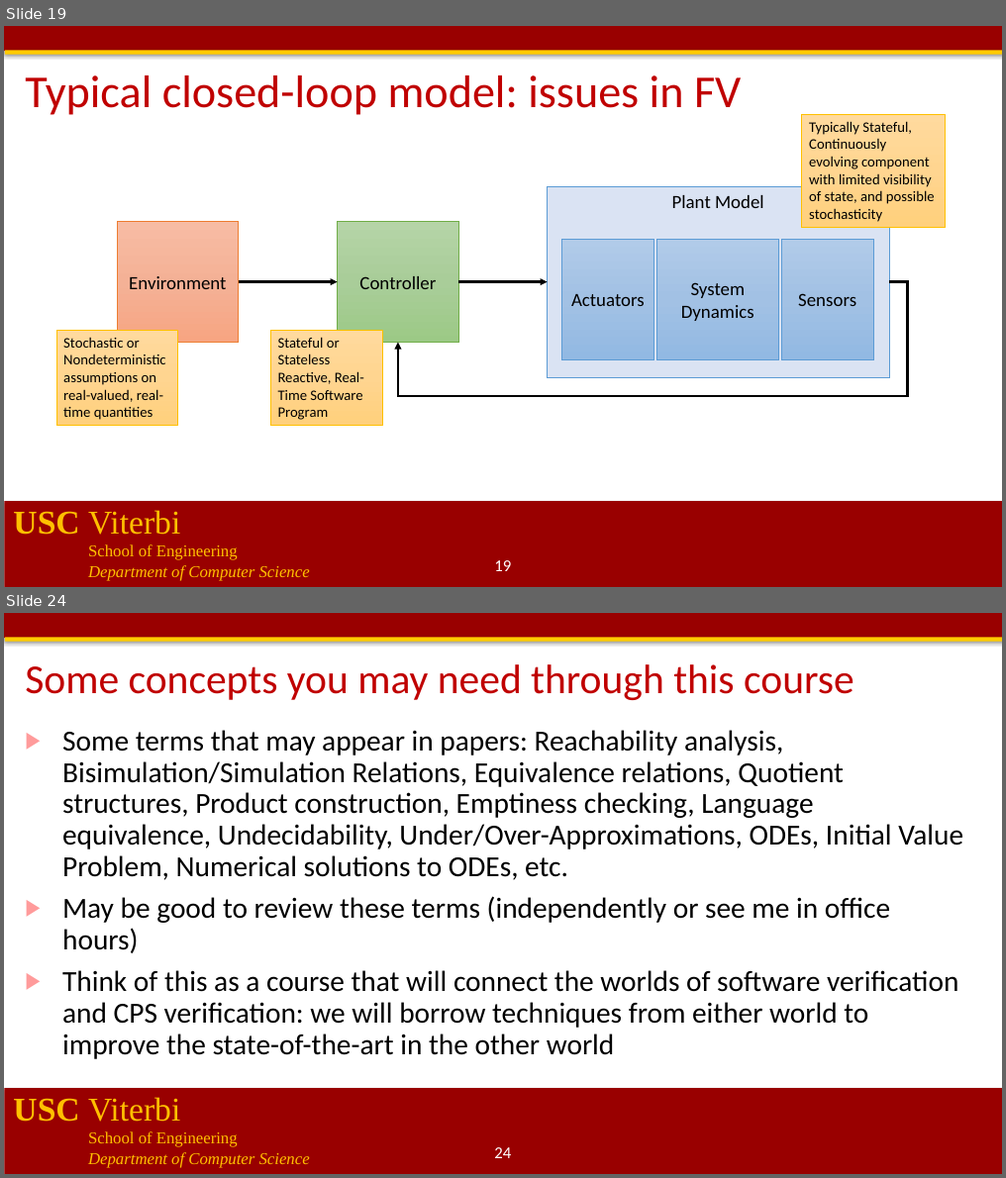
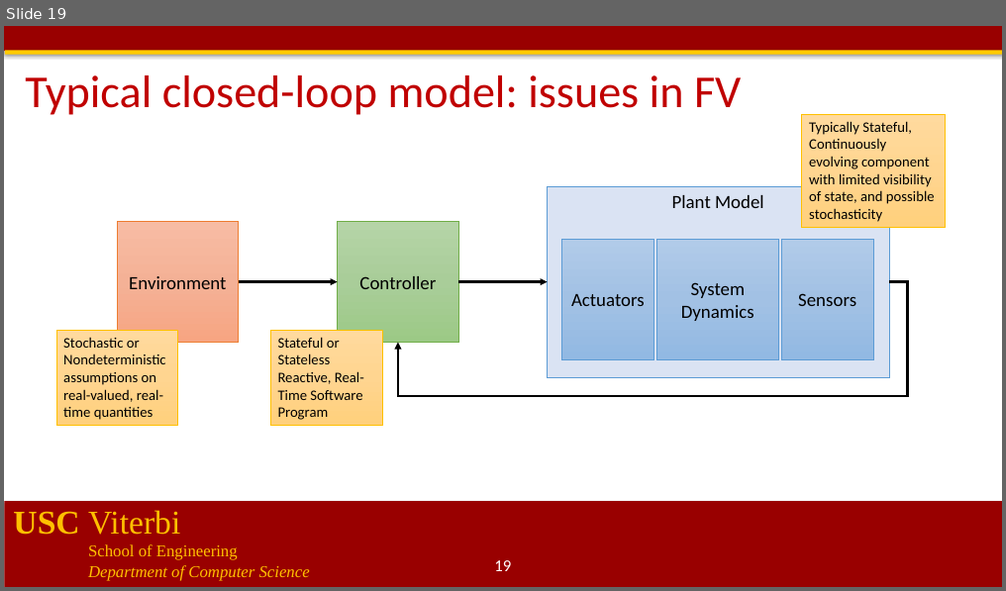
Before and after one commit to jdeshmukh/jdeshmukh.github.io, a slide deck: teaching/cs699-fm-for-robotics-spring-2021/verification-intro.pptx. Shown one above the other, each under a label of ours: slides 19 and 24 before the commit, slide 19 after it; the slides between them are not shown. The pictures are 1006x1178 and 1006x591 pixels, drawn with LibreOffice and Linux fonts; fonts in the diff are those of the drawing; background and template pictures are left out. Boxes give left, top, right and bottom in pixels: in the first picture for what was removed or moved away, otherwise in the second. Text is boxed around its words. In the diff, an @@ line names an element or a change of style, - is before the commit and + after.

```diff
--- a/teaching/cs699-fm-for-robotics-spring-2021/verification-intro.pptx
+++ b/teaching/cs699-fm-for-robotics-spring-2021/verification-intro.pptx
@@ slide 24 removed at [4,613,1002,1174], background #FFFFFF; not listed: 4 template elements that a slide beside it also shows @@
@@ title removed at [25,664,854,700] @@
-Some concepts you may need through this course
@@ text removed at [62,730,963,1059] @@
-▶ Some terms that may appear in papers: Reachability analysis, Bisimulation/Simulation Relations, Equivalence relations, Quotient structures, Product construction, Emptiness checking, Language equivalence, Undecidability, Under/Over-Approximations, ODEs, Initial Value Problem, Numerical solutions to ODEs, etc.
-▶ May be good to review these terms (independently or see me in office hours)
-▶ Think of this as a course that will connect the worlds of software verification and CPS verification: we will borrow techniques from either world to improve the state-of-the-art in the other world
@@ page number removed at [494,1148,511,1158] @@
-24
```
Also in this commit, not shown: 5 other slides removed, 5 other files.
